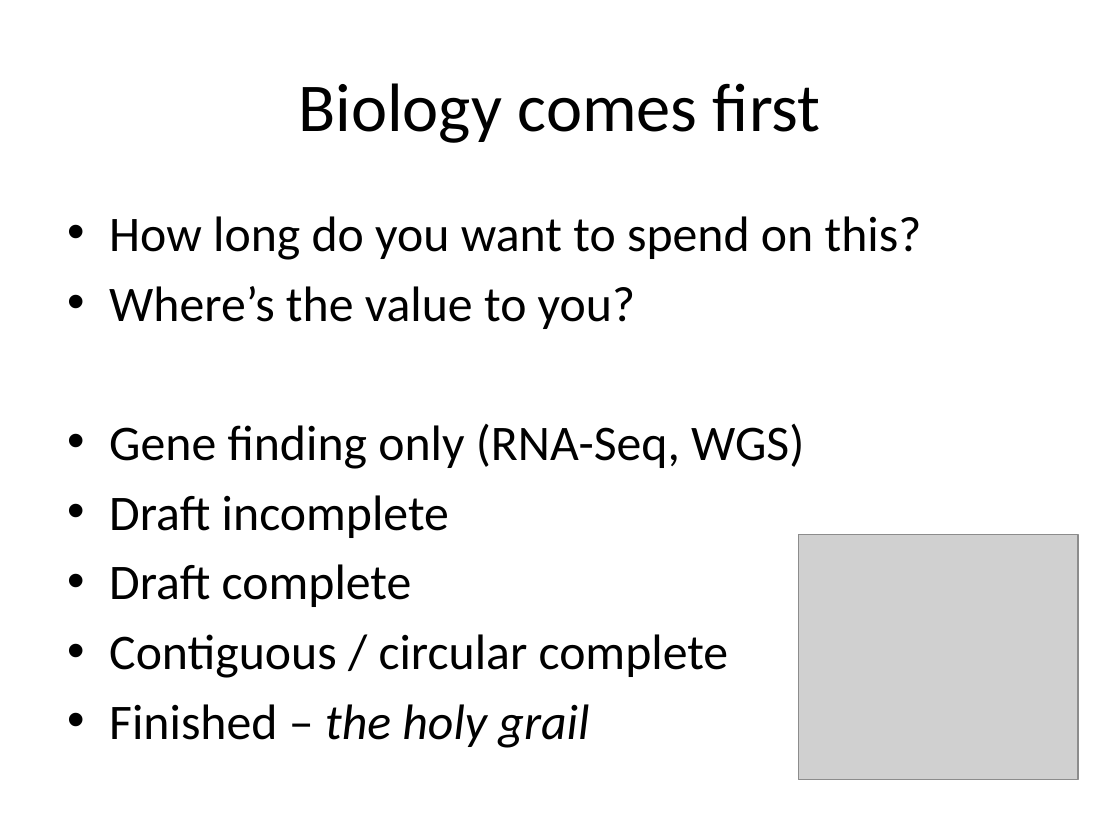
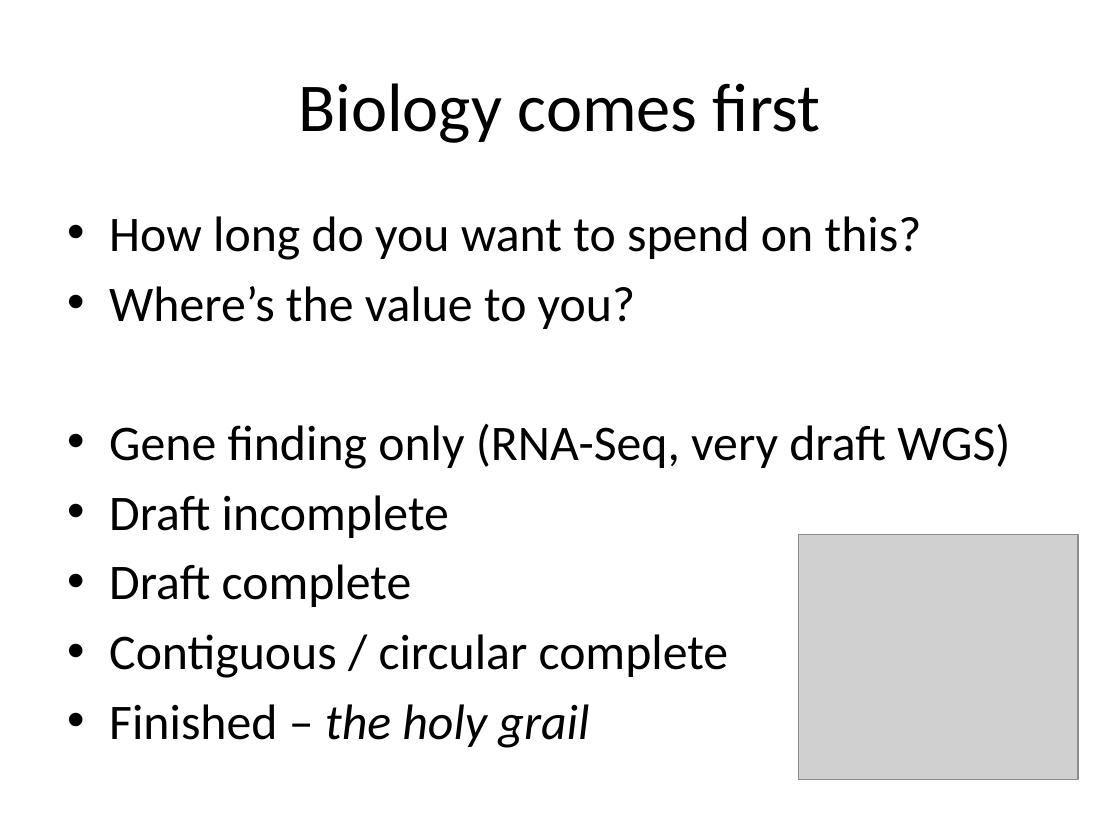
Before and after one commit to lexnederbragt/denovo-assembly-tutorial, a slide deck: slide 8 of presentations/Lecture_2_Planning_a_Sequencing_Experiment.pptx. Drawn at 1120x840 pixels with LibreOffice and Linux fonts; fonts in the diff are those of the drawing; grey boxes stand for pictures. Boxes give left, top, right and bottom in pixels: in the first picture for what was removed or moved away, otherwise in the second. Text is boxed around its words. In the diff, an @@ line names an element or a change of style, - is before the commit and + after.

```diff
--- a/presentations/Lecture_2_Planning_a_Sequencing_Experiment.pptx
+++ b/presentations/Lecture_2_Planning_a_Sequencing_Experiment.pptx
@@ text at [109, 424, 1010, 469]: text changed @@
-• Gene finding only (RNA-Seq, WGS)
+• Gene finding only (RNA-Seq, very draft WGS)
```
Also in this commit, not shown: 8 other slides changed, 2 other files.
